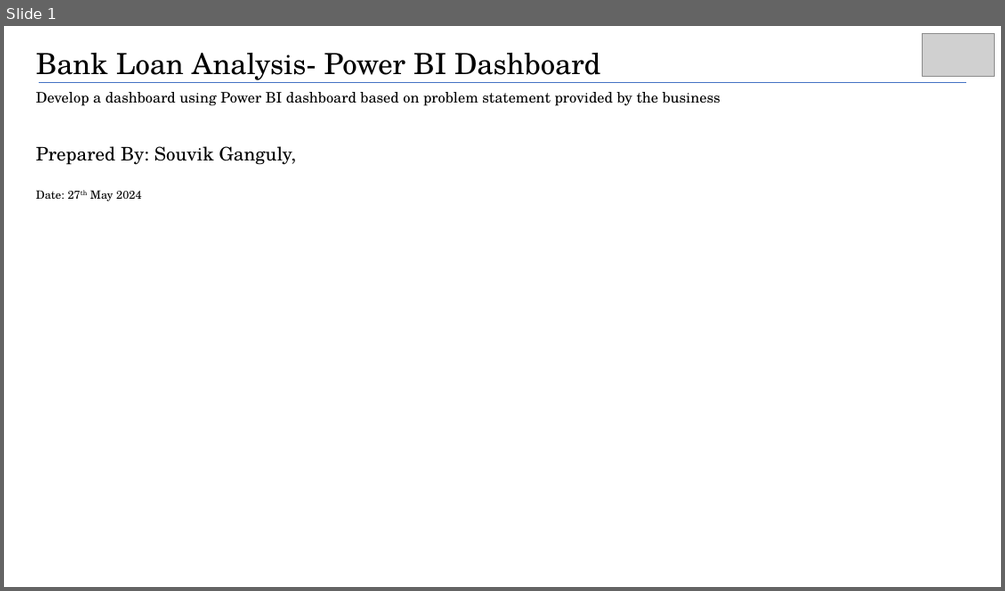
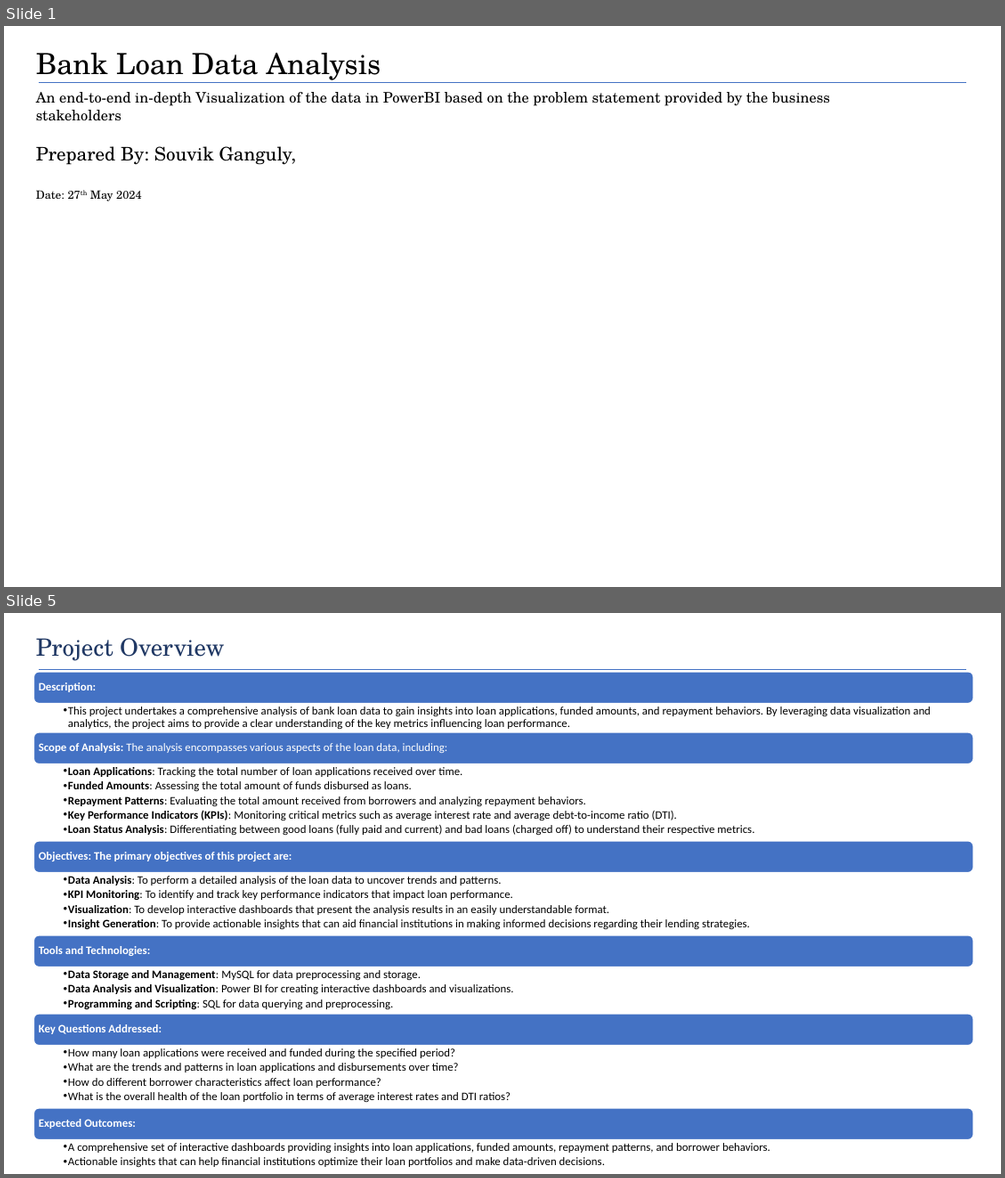
Before and after one commit to ds-souvik/Bank_Loan_Analysis_with_PowerBI_Dashboards, a slide deck: Loan Data Analysis and Dashboard Presentation.pptx. Shown one above the other, each under a label of ours: slide 1 before the commit, slides 1 and 5 after it; the slides between them are not shown. The pictures are 1005x591 and 1005x1178 pixels, drawn with LibreOffice and Linux fonts; fonts in the diff are those of the drawing; grey boxes stand for pictures; background and template pictures are left out. Boxes give left, top, right and bottom in pixels: in the first picture for what was removed or moved away, otherwise in the second. Text is boxed around its words. In the diff, an @@ line names an element or a change of style, - is before the commit and + after.

```diff
--- a/Loan Data Analysis and Dashboard Presentation.pptx
+++ b/Loan Data Analysis and Dashboard Presentation.pptx
@@ slide 5 added at <box>4,613,1001,1174</box>, background #FFFFFF @@
@@ text added at <box>36,638,224,661</box>, 23 pt, text #203864 @@
+Project Overview
@@ line added from (39, 669) to (966, 669), #4472C4 1 pt @@
@@ group added at <box>34,672,974,1167</box>: 12 texts, 6 rounded rectangles @@
+Description:
+  • This project undertakes a comprehensive analysis of bank loan data to gain insights into loan applications, funded amounts, and repayment behaviors. By leveraging data visualization and analytics, the project aims to provide a clear understanding of the key metrics influencing loan performance.
+Scope of Analysis: The analysis encompasses various aspects of the loan data, including:
+  • Loan Applications: Tracking the total number of loan applications received over time.
+  • Funded Amounts: Assessing the total amount of funds disbursed as loans.
+  • Repayment Patterns: Evaluating the total amount received from borrowers and analyzing repayment behaviors.
+  • Key Performance Indicators (KPIs): Monitoring critical metrics such as average interest rate and average debt-to-income ratio (DTI).
+  • Loan Status Analysis: Differentiating between good loans (fully paid and current) and bad loans (charged off) to understand their respective metrics.
+Objectives: The primary objectives of this project are:
+  • Data Analysis: To perform a detailed analysis of the loan data to uncover trends and patterns.
+  • KPI Monitoring: To identify and track key performance indicators that impact loan performance.
+  • Visualization: To develop interactive dashboards that present the analysis results in an easily understandable format.
+  • Insight Generation: To provide actionable insights that can aid financial institutions in making informed decisions regarding their lending strategies.
+Tools and Technologies:
+  • Data Storage and Management: MySQL for data preprocessing and storage.
+  • Data Analysis and Visualization: Power BI for creating interactive dashboards and visualizations.
+  • Programming and Scripting: SQL for data querying and preprocessing.
+Key Questions Addressed:
+  • How many loan applications were received and funded during the specified period?
+  • What are the trends and patterns in loan applications and disbursements over time?
+  • How do different borrower characteristics affect loan performance?
+  • What is the overall health of the loan portfolio in terms of average interest rates and DTI ratios?
+Expected Outcomes:
+  • A comprehensive set of interactive dashboards providing insights into loan applications, funded amounts, repayment patterns, and borrower behaviors.
+  • Actionable insights that can help financial institutions optimize their loan portfolios and make data-driven decisions.
@@ slide 1 changed as well @@
@@ picture removed at <box>922,33,995,76</box> @@
@@ text at <box>36,53,381,83</box>: text changed @@
-Bank Loan Analysis- Power BI Dashboard
+Bank Loan Data Analysis
@@ text at <box>36,92,830,121</box>: text changed @@
-Develop a dashboard using Power BI dashboard based on problem statement provided by the business
+An end-to-end in-depth Visualization of the data in PowerBI based on the problem statement provided by the business stakeholders
```
Also in this commit, not shown: 5 other slides changed, 10 other slides added, 18 slides removed, 1 other file.
